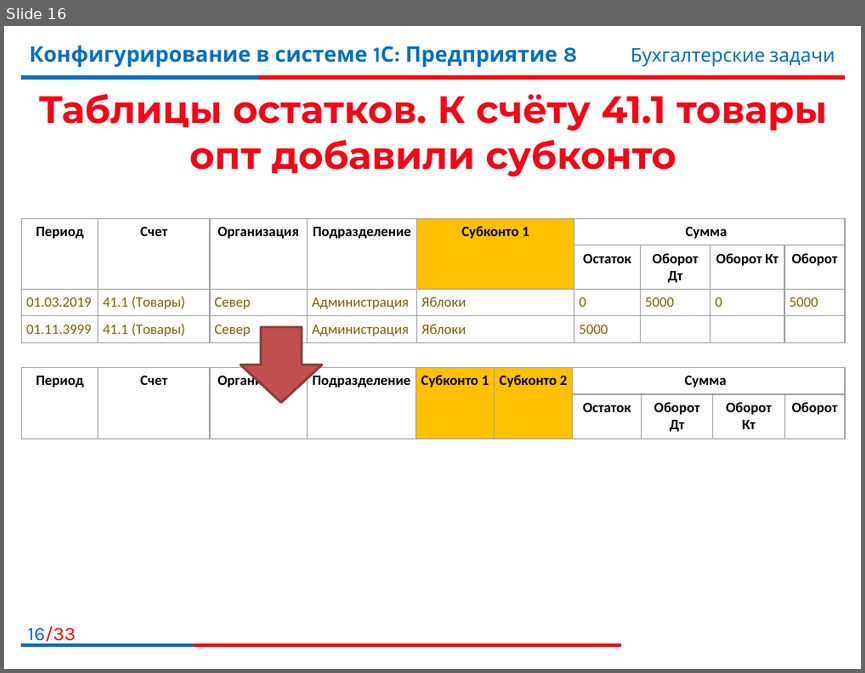
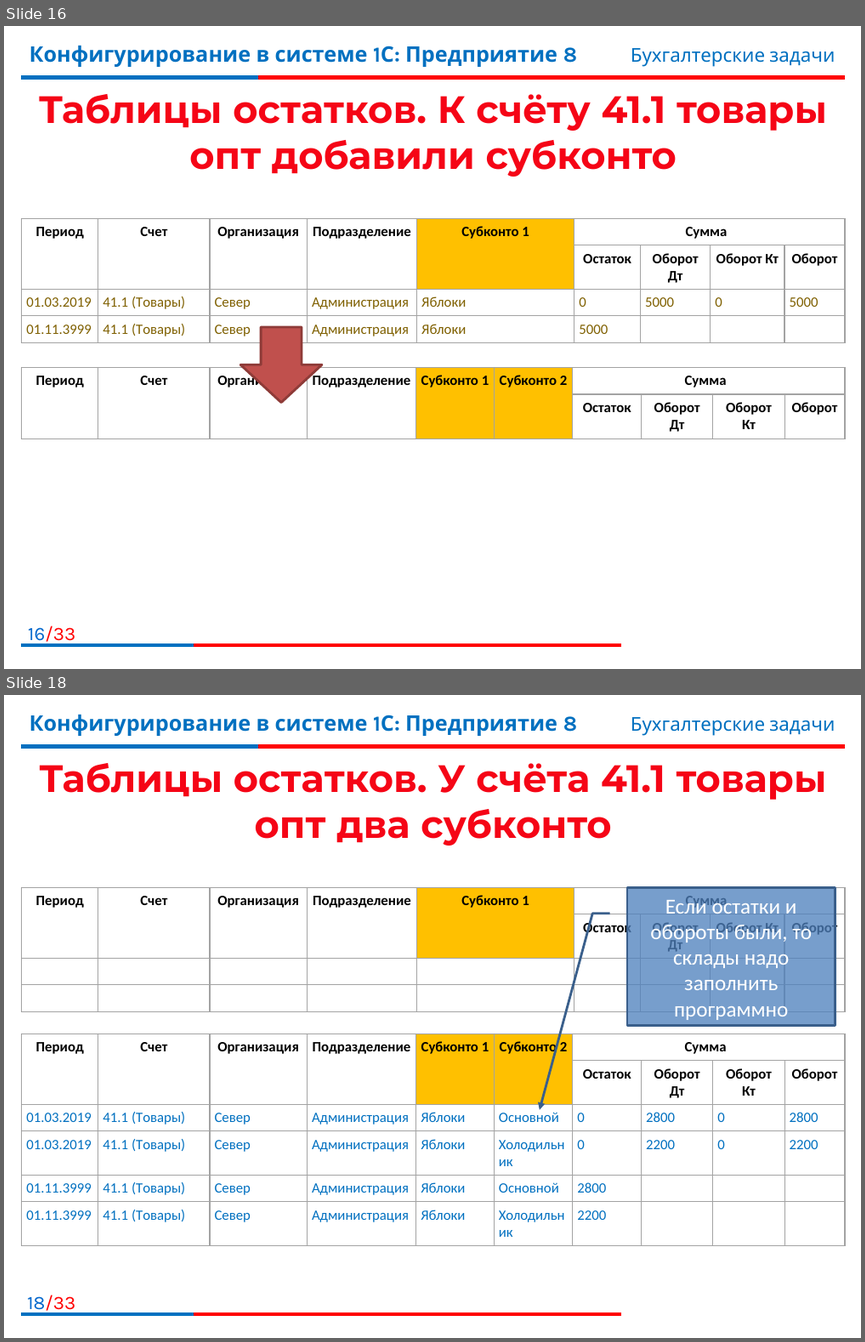
Before and after one commit to bestteacher-1c/documents_compl_kurs, a slide deck: Занятие_14/Иллюстрации_14.pptx. Shown one above the other, each under a label of ours: slide 16 before the commit, slides 16 and 18 after it; the slides between them are not shown. The pictures are 865x673 and 865x1342 pixels, drawn with LibreOffice and Linux fonts; fonts in the diff are those of the drawing; background and template pictures are left out. Boxes give left, top, right and bottom in pixels: in the first picture for what was removed or moved away, otherwise in the second. Text is boxed around its words. In the diff, an @@ line names an element or a change of style, - is before the commit and + after.

```diff
--- a/Занятие_14/Иллюстрации_14.pptx
+++ b/Занятие_14/Иллюстрации_14.pptx
@@ slide 18 added at (4,695,861,1338), background #FFFFFF; not listed: 7 template elements that a slide beside it also shows @@
@@ title added at (39,763,827,845), 32 pt, text gradient #F50516 to #C00000, bold @@
+Таблицы остатков. У счёта 41.1 товары опт два субконто
@@ table added at (22,888,846,1011), 4 rows, 9 columns @@
+Период | Счет | Организация | Подразделение | Субконто 1 | Сумма |  |  | 
+ |  |  |  |  | Остаток | Оборот Дт | Оборот Кт | Оборот
+ |  |  |  |  |  |  |  | 
+ |  |  |  |  |  |  |  | 
@@ border callout added at (627,888,835,1026), fill #4F81BD at 77% opacity, outline #3A5F8C 2 pt, 18 pt, text #FFFFFF @@
+Если остатки и обороты были, то склады надо заполнить программно
@@ table added at (22,1033,846,1245), 6 rows, 10 columns @@
+Период | Счет | Организация | Подразделение | Субконто 1 | Субконто 2 | Сумма |  |  | 
+ |  |  |  |  |  | Остаток | Оборот Дт | Оборот Кт | Оборот
+01.03.2019 | 41.1 (Товары) | Север | Администрация | Яблоки | Основной | 0 | 2800 | 0 | 2800
+01.03.2019 | 41.1 (Товары) | Север | Администрация | Яблоки | Холодильник | 0 | 2200 | 0 | 2200
+01.11.3999 | 41.1 (Товары) | Север | Администрация | Яблоки | Основной | 2800 |  |  | 
+01.11.3999 | 41.1 (Товары) | Север | Администрация | Яблоки | Холодильник | 2200 |  |  | 
```
Also in this commit, not shown: 5 other slides added, 3 other files.
